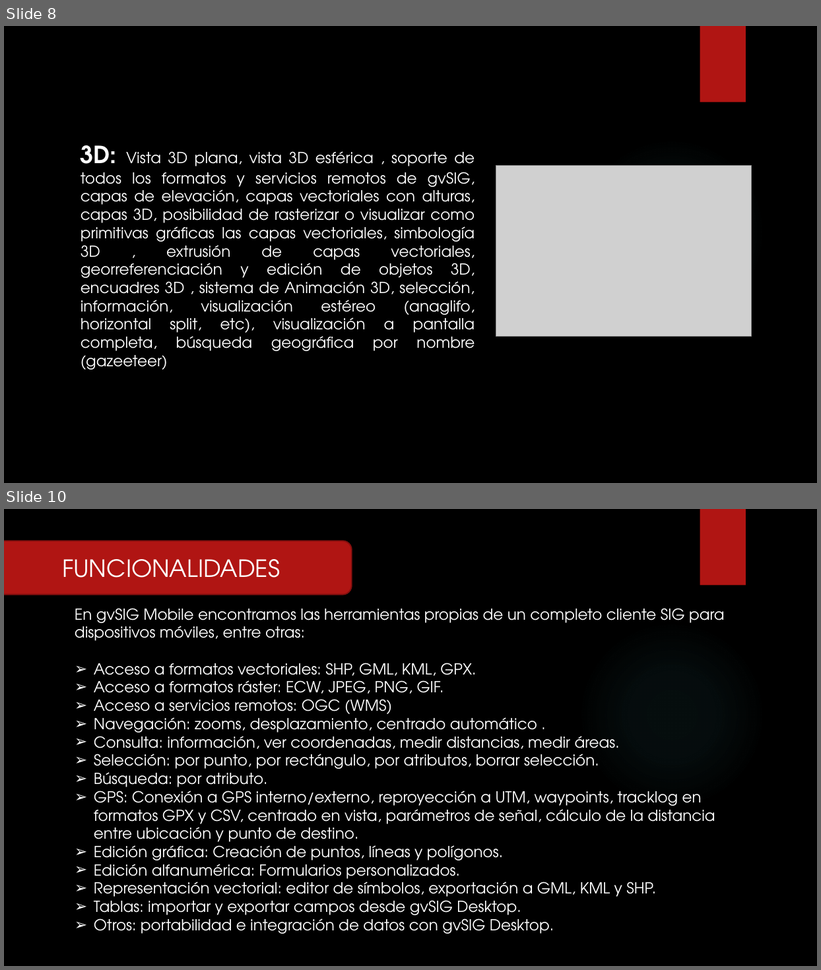
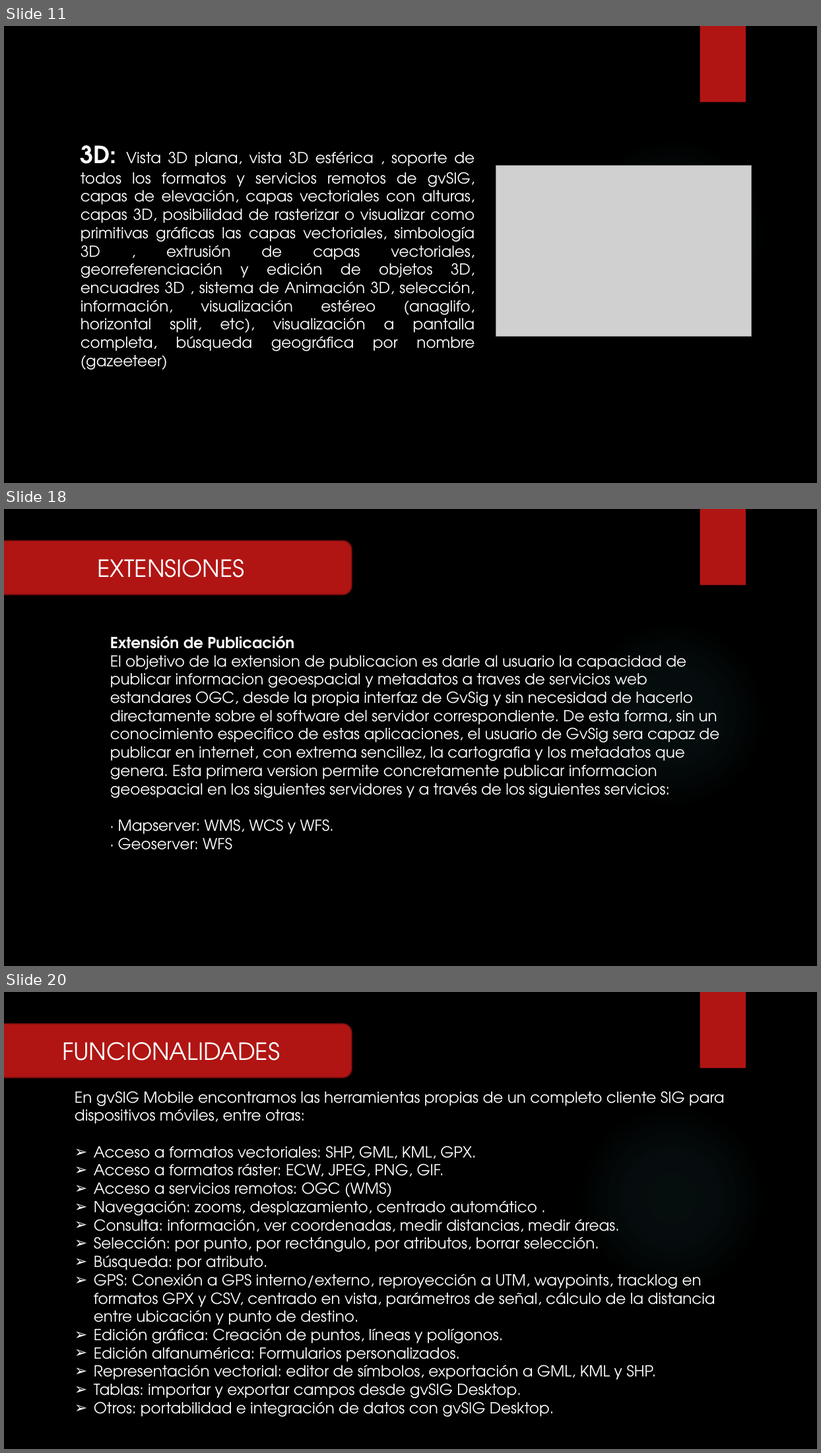
Before and after one commit to RFray/gvSIG, a slide deck: Expo-gvSIG.pptx. Shown one above the other, each under a label of ours: slides 8 and 10 before the commit, slides 11, 18 and 20 after it; the slides between them are not shown. The pictures are 821x970 and 821x1453 pixels, drawn with LibreOffice and Linux fonts; fonts in the diff are those of the drawing; grey boxes stand for pictures; background and template pictures are left out. Boxes give left, top, right and bottom in pixels: in the first picture for what was removed or moved away, otherwise in the second. Text is boxed around its words. In the diff, an @@ line names an element or a change of style, - is before the commit and + after.

```diff
--- a/Expo-gvSIG.pptx
+++ b/Expo-gvSIG.pptx
@@ slide 18 added at (4,509,817,966), background picture (left out); not listed: 2 template elements that a slide beside it also shows @@
@@ rounded rectangle added at (4,541,352,594), fill #B01513, outline #82100E 1.5 pt, 28 pt, text #FFFFFF @@
+EXTENSIONES
@@ text added at (110,636,719,850), 18 pt, text #FFFFFF @@
+Extensión de Publicación
+El objetivo de la extension de publicacion es darle al usuario la capacidad de publicar informacion geoespacial y metadatos a traves de servicios web estandares OGC, desde la propia interfaz de GvSig y sin necesidad de hacerlo directamente sobre el software del servidor correspondiente. De esta forma, sin un conocimiento especifico de estas aplicaciones, el usuario de GvSig sera capaz de publicar en internet, con extrema sencillez, la cartografia y los metadatos que genera. Esta primera version permite concretamente publicar informacion geoespacial en los siguientes servidores y a través de los siguientes servicios:
+· Mapserver: WMS, WCS y WFS.
+· Geoserver: WFS
@@ what was slide 8 is now slide 11 @@
@@ what was slide 10 is now slide 20 @@
```
Also in this commit, not shown: 5 slides changed, 9 other slides added.
